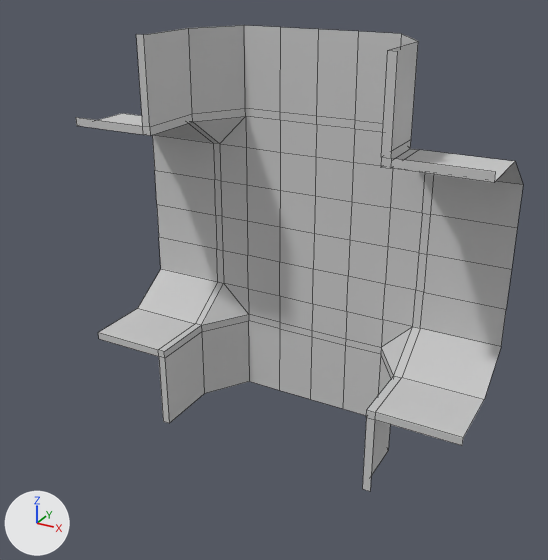
The FBX model Game/Assets/Art/FBX/CrossSection_5x5m.fbx as it was, and as the next commit left it.
One viewpoint serves both versions: a 50 mm camera at (6.48, -8.85, 3.37) aimed at (2.57, -1.74, -0.19). Arrows for +X, +Y and +Z are at lower left; the lights stay in place. Mesh edges are drawn as thin lines. Where no turn or scale is listed for an object, it has been applied to the vertices.

In view in the first picture: 'CrossSection_5x5m'.
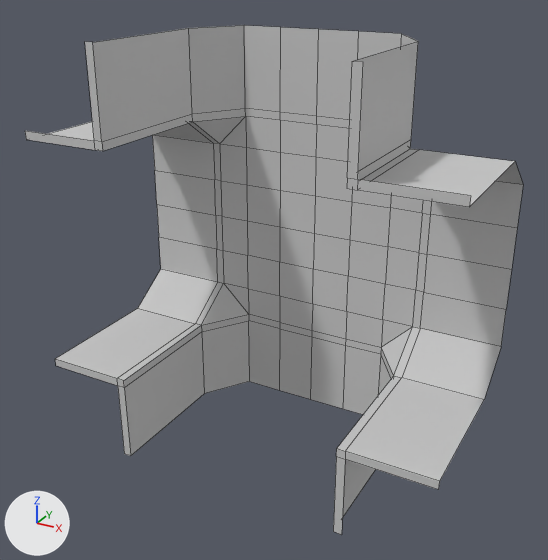
The newer file is also turned or shifted as a whole; pictures and numbers use the older file's frame.

The change in detail:
me_mesh has 137 vertices, 116 faces and spans x 0.0..5.0, y -2.0..-0.55, z -2.5..2.5.
me_mesh is used by ob_crosssection_5x5m; location (0.0, 0.0, 0.0).
Before the commit, vertices of me_mesh: 0 (5.0, -2.0, -1.5) at pixel (462, 445), 4 (5.0, -2.0, -1.4) at pixel (463, 437), 19 (3.9, -2.0, -1.5) at pixel (366, 417), 24 (3.9, -2.0, -1.4) at pixel (366, 409), 46 (4.0, -2.0, -1.4) at pixel (375, 412).
Before the commit, vertices of me_mesh: 51 (4.0, -2.0, -1.5) at pixel (374, 419), 65 (3.9, -2.0, -2.5) at pixel (362, 488), 67 (4.0, -2.0, -2.5) at pixel (370, 491).
Before the commit, vertices of me_mesh: 1 (0.0, -2.0, -1.5) at pixel (98, 338), 11 (0.0, -2.0, -1.4) at pixel (98, 332), 18 (1.1, -2.0, -1.5) at pixel (164, 358), 25 (1.1, -2.0, -1.4) at pixel (164, 351), 36 (1.0, -2.0, -1.5) at pixel (158, 356).
Before the commit, vertices of me_mesh: 41 (1.0, -2.0, -1.4) at pixel (158, 349), 64 (1.1, -2.0, -2.5) at pixel (169, 423), 66 (1.0, -2.0, -2.5) at pixel (163, 421).
Before the commit, vertices of me_mesh: 2 (5.0, -2.0, 1.5) at pixel (495, 171), 7 (5.0, -2.0, 1.4) at pixel (494, 182), 20 (3.9, -2.0, 1.5) at pixel (381, 157), 23 (3.9, -2.0, 1.4) at pixel (380, 167), 45 (4.0, -2.0, 1.5) at pixel (391, 158).
Before the commit, vertices of me_mesh: 52 (4.0, -2.0, 1.4) at pixel (390, 168), 58 (3.9, -2.0, 2.5) at pixel (387, 50), 61 (4.0, -2.0, 2.5) at pixel (397, 51).
Before the commit, vertices of me_mesh: 3 (0.0, -2.0, 1.5) at pixel (75, 117), 8 (0.0, -2.0, 1.4) at pixel (76, 125), 21 (1.1, -2.0, 1.5) at pixel (149, 126), 22 (1.1, -2.0, 1.4) at pixel (150, 135), 37 (1.0, -2.0, 1.4) at pixel (143, 134).
Before the commit, vertices of me_mesh: 40 (1.0, -2.0, 1.5) at pixel (142, 126), 59 (1.1, -2.0, 2.5) at pixel (143, 34), 60 (1.0, -2.0, 2.5) at pixel (136, 34).
Part 1, on me_mesh:
Vertices 0, 4, 19, 24, 46, 51, 65, 67 of me_mesh move by (0.0, -0.82, 0.0).
Part 2, on me_mesh:
Vertices 1, 11, 18, 25, 36, 41, 64, 66 of me_mesh move by (0.0, -0.82, 0.0).
Part 3, on me_mesh:
Vertices 2, 7, 20, 23, 45, 52, 58, 61 of me_mesh move by (0.0, -0.82, 0.0).
Part 4, on me_mesh:
Vertices 3, 8, 21, 22, 37, 40, 59, 60 of me_mesh move by (0.0, -0.82, 0.0).

What differs and where, as boxes (x1, y1, x2, y2) in the pictures (548 x 560 px; the box of a moved part takes in the faces that stretch with it):
'CrossSection_5x5m', reshaped (11% wider, 9% taller): before (76, 25, 523, 491); after (25, 25, 523, 535)
part 1 of me_mesh, moved or reshaped: before (362, 376, 484, 491); after (333, 376, 484, 535)
part 2 of me_mesh, moved or reshaped: before (98, 308, 204, 423); after (55, 308, 204, 456)
part 3 of me_mesh, moved or reshaped: before (381, 41, 515, 182); after (347, 41, 515, 207)
part 4 of me_mesh, moved or reshaped: before (76, 28, 193, 136); after (25, 28, 193, 151)
